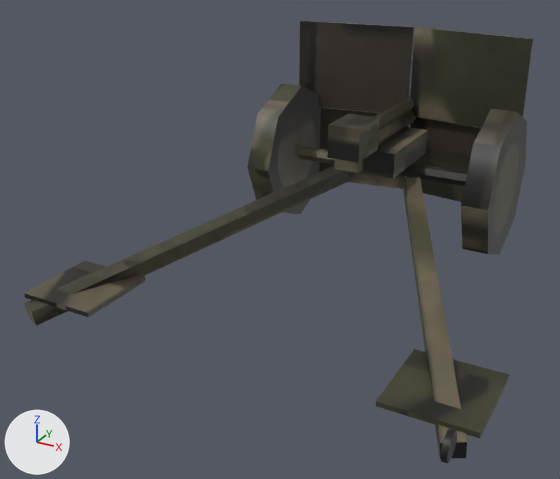
One commit to the FBX model models/WZ36_BOFORS/WZ36_BOFORS_LOW.fbx: the scene before it, then after it.
Camera for both pictures: a camera (50 mm lens) standing at (1.34, -3.22, 1.6) and looking at (-0.32, -0.22, 0.1). Lighting does not change. The marker at lower left points along +X, +Y and +Z. The first picture is the older version. Where no turn or scale is listed for an object, it has been applied to the vertices.

Objects in the first picture: 'Axe_Canon_01', 'Bras_Droit', 'Bras_Gauche', 'Canon_01', 'Chassis', 'Roue_D1', 'Roue_G1', 'Tourelle_01'.
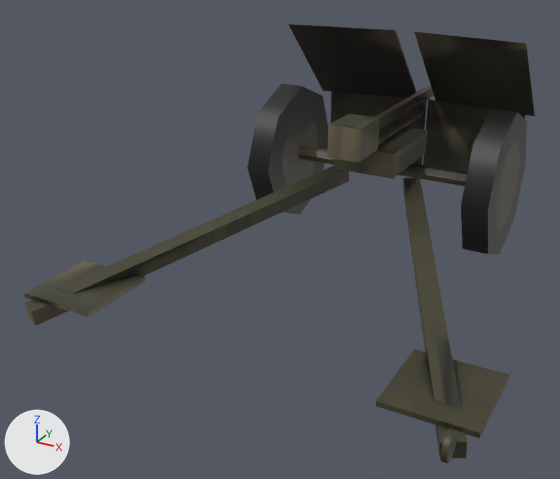
Location of each change, [x1, y1, x2, y2] in pixels of the pictures (560 x 479 px; the box of a moved part takes in the faces that stretch with it):
'Tourelle_01', reshaped, surface changed (14% shorter)
    before: [299, 21, 533, 202]
    after: [288, 24, 535, 179]
part 1 of me_roue_d1, surface changed (darker)
    both: [461, 109, 526, 253]
part 2 of me_axe_canon_01, surface changed
    before: [328, 111, 416, 163]
    after: [328, 104, 425, 163]
part 3 of me_roue_g1, surface changed
    before: [247, 84, 321, 200]
    after: [247, 84, 328, 200]
part 4 of me_bras_droit, surface changed
    both: [395, 177, 493, 462]
part 5 of me_tourelle_01, moved or reshaped
    before: [319, 107, 409, 189]
    after: [331, 92, 427, 165]
part 6 of me_tourelle_01, moved or reshaped
    before: [406, 117, 481, 202]
    after: [423, 99, 525, 172]
part 7 of me_tourelle_01, moved or reshaped
    before: [309, 21, 408, 27]
    after: [294, 24, 390, 30]
part 8 of me_tourelle_01, moved or reshaped
    before: [299, 21, 414, 113]
    after: [288, 24, 417, 98]
part 9 of me_tourelle_01, moved or reshaped
    before: [523, 40, 533, 114]
    after: [526, 43, 535, 116]
part 10 of me_tourelle_01, moved or reshaped
    before: [417, 27, 530, 39]
    after: [415, 31, 522, 43]
part 11 of me_tourelle_01, moved or reshaped
    before: [410, 27, 533, 128]
    after: [414, 32, 534, 116]
part 12 of me_tourelle_01, surface changed
    before: [299, 21, 533, 202]
    after: [288, 24, 535, 179]

The change, as a list of edits to the scene's bpy script:
```text
Change me_roue_d1:
    where me_roue_d1.from_pydata(...)  # 16 vertices, 10 faces; spans x -0.193..-0.073, y -0.357..0.357, z -0.357..0.357
    used by ob_roue_d1; location = (0.683, 0.332, 0.357)
    me_roue_d1 part 1: texture (UV) coordinates of 10 of 10 faces, centred in x -0.193..-0.073, y -0.305..0.305, z -0.304..0.305, changed; they spanned u 0.0..0.77, v 0.0..0.88 and now span u 0.0..0.96, v 0.0..0.92
Change me_bras_droit:
    where me_bras_droit.from_pydata(...)  # 32 vertices, 22 faces; spans x -0.08..0.72, y -1.6..0.02, z -0.31..0.04
    used by ob_bras_droit; parent = ob_chassis; location = (0.219, -0.132, -0.0225)
    me_bras_droit part 4: texture (UV) coordinates of 22 of 22 faces, centred in x -0.04..0.72, y -1.6..0.0, z -0.27..0.0, changed; they spanned u 0.0..1.0, v 0.0..0.96 and now span u 0.0..0.97, v 0.0..1.0
Change me_roue_g1:
    where me_roue_g1.from_pydata(...)  # 16 vertices, 10 faces; spans x 0.12..0.24, y -0.357..0.357, z -0.357..0.357
    used by ob_roue_g1; location = (-0.73, 0.332, 0.357)
    me_roue_g1 part 3: texture (UV) coordinates of 10 of 10 faces, centred in x 0.12..0.24, y -0.305..0.305, z -0.304..0.305, changed; they spanned u 0.12..0.82, v 0.0..0.92 and now span u 0.23..0.85, v 0.0..0.97
Change me_axe_canon_01:
    where me_axe_canon_01.from_pydata(...)  # 20 vertices, 14 faces; spans x -0.064..0.086, y -0.353..0.617, z 0.041..0.22
    used by ob_axe_canon_01; parent = ob_tourelle_01; location = (0.0124, -0.0652, 0.0824)
    me_axe_canon_01 part 2: texture (UV) coordinates of 14 of 14 faces, centred in x -0.064..0.086, y -0.353..0.617, z 0.043..0.22, changed; they spanned u 0.05..0.94, v 0.58..0.94 and now span u 0.0..0.88, v 0.4..0.94
Change me_tourelle_01:
    used by ob_tourelle_01; parent = ob_chassis; location = (-0.0238, -0.132, 0.036)
    remove me_tourelle_01.from_pydata(...)  # 40 vertices, 30 faces; spans x -0.576..0.624, y -0.178..0.442, z -0.253..0.617
    add me_tourelle_01.from_pydata(...)  # 40 vertices, 30 faces; spans x -0.576..0.624, y -0.178..0.712, z -0.253..0.617
    me_tourelle_01 part 5: the loose piece of 8 vertices spanning x -0.576..0.02, y 0.346..0.442, z -0.253..0.157 is scaled about its middle by (0.916, 0.918, 1.07), then moved by (0.025, 0.274, 0.015)
    me_tourelle_01 part 6: the loose piece of 8 vertices spanning x 0.028..0.624, y 0.346..0.442, z -0.253..0.157 is scaled about its middle by (0.916, 0.918, 1.07), then moved by (-0.025, 0.274, 0.015)
    me_tourelle_01 part 7: all 2 vertices in x 0.02, y 0.4..0.412, z 0.617 are moved by (-0.046, -0.136, 0.0)
    me_tourelle_01 part 8: all 2 vertices in x 0.02, y 0.4..0.412, z 0.167 are moved by (-0.046, 0.294, 0.02)
    me_tourelle_01 part 9: all 4 vertices in x -0.576..0.624, y 0.316..0.328, z 0.167 are moved by (0.0, 0.3, 0.02)
    me_tourelle_01 part 10: all 2 vertices in x 0.028, y 0.4..0.412, z 0.617 are moved by (0.046, -0.136, 0.0)
    me_tourelle_01 part 11: all 2 vertices in x 0.028, y 0.4..0.412, z 0.167 are moved by (0.046, 0.294, 0.02)
    me_tourelle_01 part 12: texture (UV) coordinates of 30 of 30 faces, centred in x -0.576..0.624, y -0.178..0.436, z -0.253..0.617, changed; they spanned u 0.0..0.99, v 0.0..0.96 and now span u 0.0..0.98, v 0.0..0.96
    other edits to the shape of me_tourelle_01 do not show in these pictures
```
